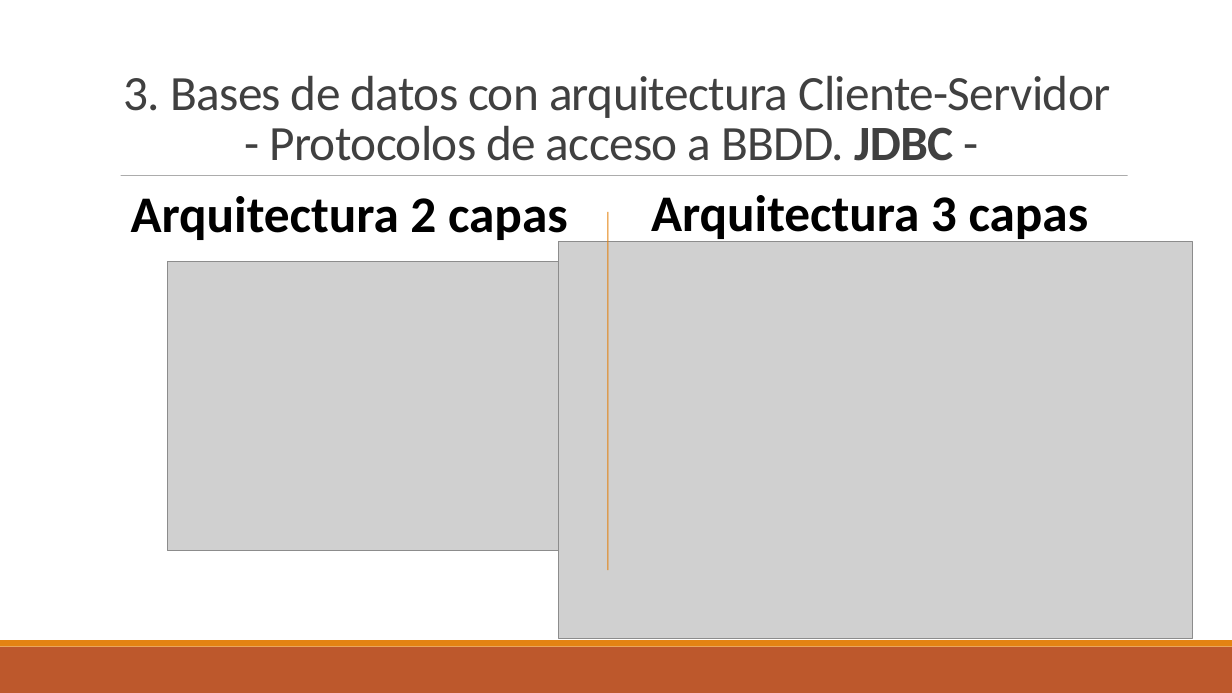
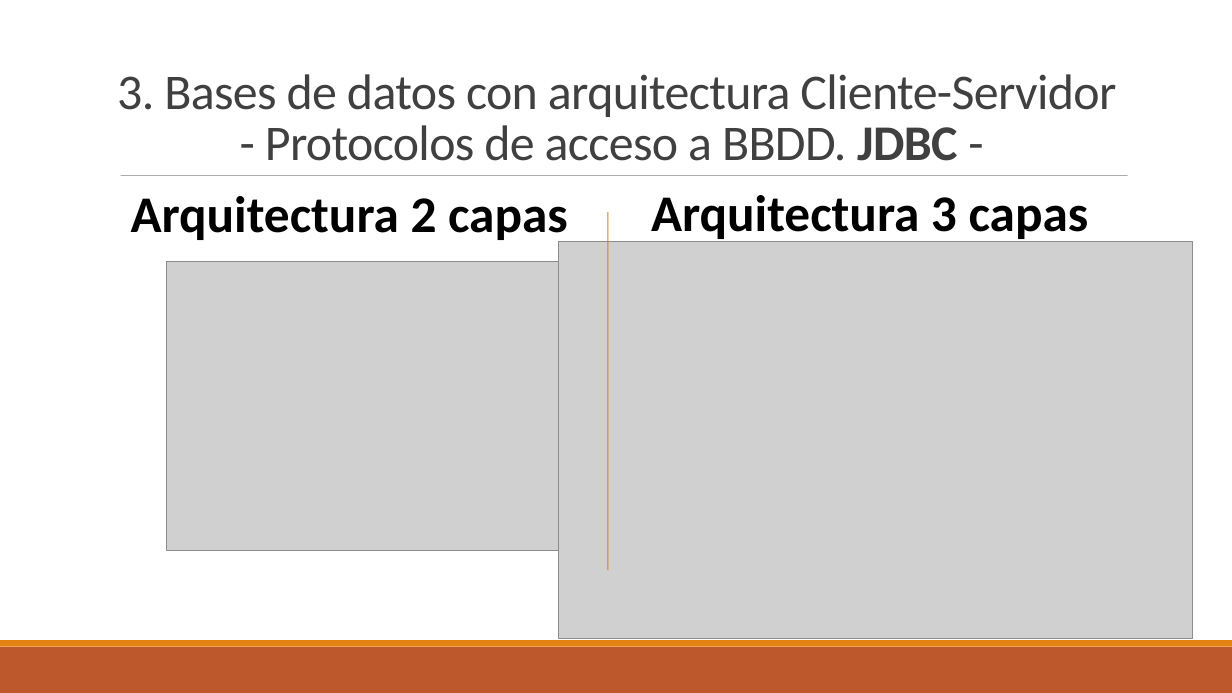
Before and after one commit to DanielTamargo/AD-Ion, a slide deck: slide 29 of UD2-Manejo_de_conectores.pptx. Drawn at 1232x693 pixels with LibreOffice and Linux fonts; fonts in the diff are those of the drawing; grey boxes stand for pictures. Boxes give left, top, right and bottom in pixels: in the first picture for what was removed or moved away, otherwise in the second. Text is boxed around its words. In the diff, an @@ line names an element or a change of style, - is before the commit and + after.

```diff
--- a/UD2-Manejo_de_conectores.pptx
+++ b/UD2-Manejo_de_conectores.pptx
@@ text "3. Bases de datos con ..." at (117, 74, 1116, 161): size 38.4 to 38.9 pt @@
```
Also in this commit, not shown: 29 other slides changed, 9 other files.
